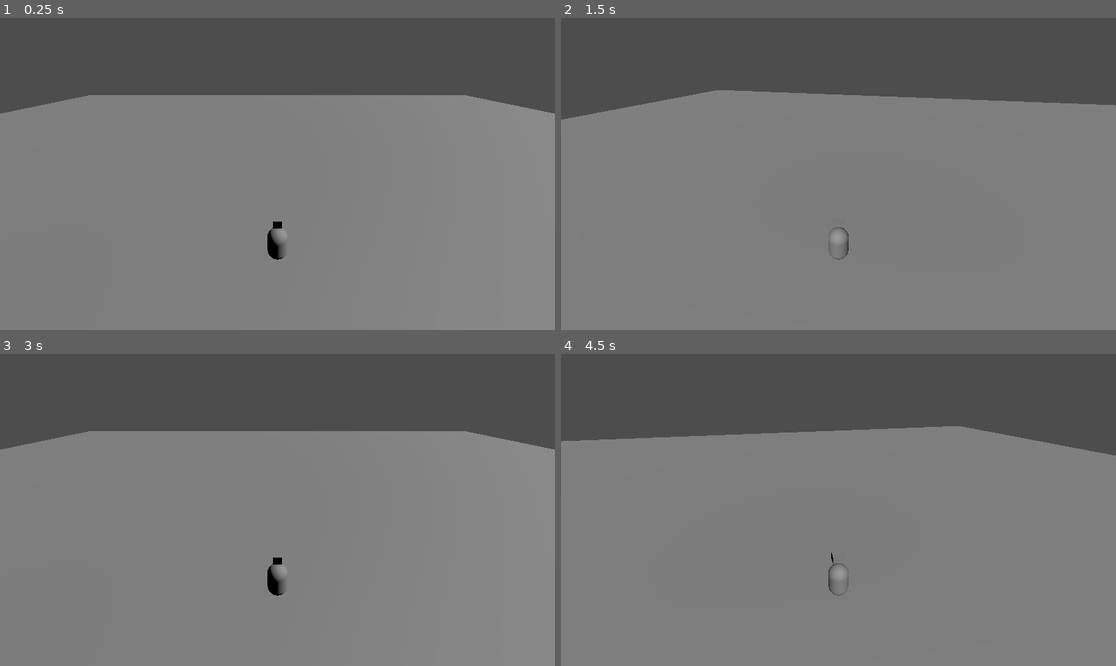
Above: before the commit, frames 1-4 (two rows, left to right).
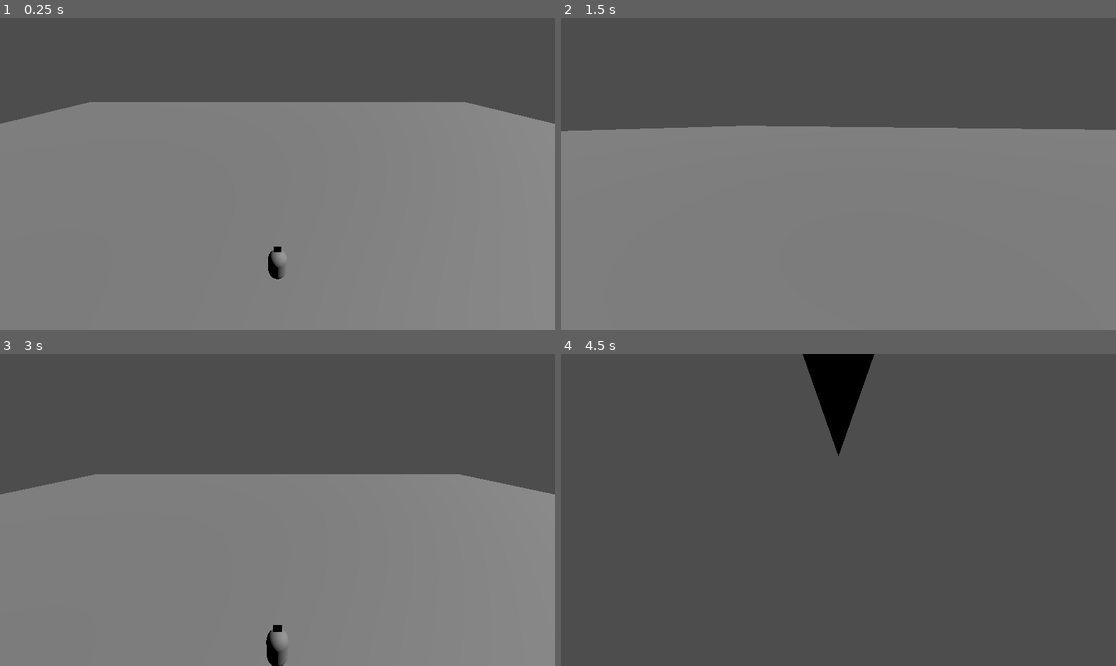
Above: after the commit, the same moments.

Repository: colmenasio/Project_Higanbana
Game: Godot game, scene res://pTesting.tscn
The game is run twice, just before and just after one commit, with the same random seed, the same clock (stepped at 60 frames per second) and the same inputs.
Inputs (mouse positions are in pixels of both pictures, inside the frame that each line leads up to):
- Up to frame 1 (0.25 s): no input
- Up to frame 2 (1.5 s): tap Enter at 0.5 s; move the mouse to (960, 158) at 0.52 s; tap Tab (camera_switch_mode, bound only after the commit) at 0.6 s; tap Space (jump) at 0.77 s; tap Left (camera_top_down_rotate_l) at 0.8, 1.35 s; move the mouse to (727, 189) at 1.27 s
- Up to frame 3 (3 s): tap Space (jump) at 1.52 s; tap Right (camera_top_down_rotate_r) at 1.55, 2.1 s; move the mouse to (333, 441) at 2.02 s; tap Tab (camera_switch_mode, bound only after the commit) at 2.3, 2.85 s; move the mouse to (249, 572) at 2.77 s
- Up to frame 4 (4.5 s): tap Space (jump) at 3.02, 3.77 s; tap Left (camera_top_down_rotate_l) at 3.05, 3.6 s; move the mouse to (1005, 556) at 3.52 s; tap Right (camera_top_down_rotate_r) at 3.8, 4.35 s; move the mouse to (672, 463) at 4.27 s

The runs differ from the first frame. In frame 1, 2.8% of the frame differs, in the area x 0-100%, y 24-84%; in frame 2, 9.2%; in frame 3, 15%; in frame 4, 76%, in the area x 0-100%, y 0-100%.

Commit message:
[F] Implemented primitive camera sytem

Diff:
--- a/project.godot
+++ b/project.godot
@@ -59,5 +59,6 @@
 }
 camera_switch_mode={
 "deadzone": 0.2,
-"events": []
+"events": [Object(InputEventKey,"resource_local_to_scene":false,"resource_name":"","device":-1,"window_id":0,"alt_pressed":false,"shift_pressed":false,"ctrl_pressed":false,"meta_pressed":false,"pressed":false,"keycode":0,"physical_keycode":4194306,"key_label":0,"unicode":0,"location":0,"echo":false,"script":null)
+]
 }
--- a/scenes/pPlayer/cam_pivot.gd
+++ b/scenes/pPlayer/cam_pivot.gd
@@ -1,16 +1,40 @@
 extends Node3D
 
-var is_top_down: bool = true
+# Generic attributes
+var top_down_camera_position: Vector3 = Vector3(-7, 9, 0)
+var top_down_camera_rotation: Vector3 = Vector3(-PI/6, -PI/2, 0)
+var cam_state: CamState = CamState.TOP_DOWN
+var listen_mouse_movement: bool = false
+
+# Controls
+var mouse_sensitivity := 0.004
+
+# Animation
 var active_tween: Tween = null
+var target_rotation: Vector3 = Vector3.ZERO # For top-down rotations
 
-# Top-Down variables
-var target_rotation: Vector3 = Vector3.ZERO
+enum CamState {
+	TOP_DOWN,
+	FIRST_PERSON,
+	TRANS_TO_FP,
+	TRANS_TO_TD
+}
 
-func _process(delta: float) -> void:
-	if self.is_top_down and Input.is_action_just_pressed("camera_top_down_rotate_l"): self.rotate_top_down("l")
-	if self.is_top_down and Input.is_action_just_pressed("camera_top_down_rotate_r"): self.rotate_top_down("r")
+func _ready() -> void:
+	self.switch_to_top_down()
 
-func rotate_top_down(direction: String):
+func _input(event):
+	if event is InputEventMouseMotion and self.listen_mouse_movement:
+		var delta = event.relative
+		rotate_camera(delta)
+
+func build_new_tween() -> Tween:
+	if self.active_tween != null and self.active_tween.is_running():
+		self.active_tween.kill()
+	self.active_tween = get_tree().create_tween()
+	return self.active_tween
+
+func rotate_top_down(direction: String) -> void:
 	#TODO make this less awful
 	if direction == "l":
 		self.target_rotation += Vector3(0, PI/2, 0)
@@ -20,8 +44,44 @@
 	var tween = self.build_new_tween()
 	tween.tween_property(self, "rotation", self.target_rotation, 0.4).set_trans(Tween.TRANS_CUBIC)
 
-func build_new_tween() -> Tween:
-	if self.active_tween != null and self.active_tween.is_running():
-		self.active_tween.kill()
-	self.active_tween = get_tree().create_tween()
-	return self.active_tween
+func switch_to_top_down() -> void:
+	self.cam_state = CamState.TRANS_TO_TD
+	var tween = self.build_new_tween().set_parallel(true)
+	tween.tween_property(self, "rotation", self._get_top_down_snap_angle(), 0.4)
+	tween.tween_property($Camera3D, "position", self.top_down_camera_position, 0.4)
+	tween.tween_property($Camera3D, "rotation", self.top_down_camera_rotation, 0.4)
+	tween.connect("finished", self._set_state_top_down)
+
+
+func switch_to_first_person(initial_camera_angle: Vector3) -> void:
+	self.cam_state = CamState.TRANS_TO_FP
+	var tween = self.build_new_tween().set_parallel(true)
+	tween.tween_property(self, "rotation", initial_camera_angle, 0.4).set_trans(Tween.TRANS_QUINT)
+	tween.tween_property($Camera3D, "position", Vector3(0, 0, 0), 0.4).set_trans(Tween.TRANS_QUINT)
+	tween.tween_property($Camera3D, "rotation", Vector3(0, -PI/2, 0), 0.4)
+	tween.connect("finished", self._set_state_first_person)
+
+func _set_state_top_down():
+	self.cam_state = CamState.TOP_DOWN
+
+func _set_state_first_person():
+	self.cam_state = CamState.FIRST_PERSON
+
+func is_top_down():
+	return self.cam_state == CamState.TOP_DOWN
+
+func is_first_person():
+	return self.cam_state == CamState.FIRST_PERSON
+
+func is_trans_to_td():
+	return self.cam_state == CamState.TRANS_TO_TD
+
+func _get_top_down_snap_angle() -> Vector3:
+	return Vector3(0, round(self.rotation.y / (PI/2)) * (PI/2), 0)
+
+func set_listen_mouse_movement(value: bool):
+	self.listen_mouse_movement = value
+
+func rotate_camera(mouse_delta: Vector2):
+	self.rotation.z -= clamp(mouse_delta.y * mouse_sensitivity, deg_to_rad(-80), deg_to_rad(80))
+	self.rotation.y -= mouse_delta.x * mouse_sensitivity
--- /dev/null
+++ b/scenes/pPlayer/camera_3d.gd
@@ -0,0 +1 @@
+extends Camera3D
--- a/scenes/pPlayer/pPlayer.tscn
+++ b/scenes/pPlayer/pPlayer.tscn
@@ -32,6 +32,7 @@
 shape = SubResource("CapsuleShape3D_geu15")
 
 [node name="CamPivot" type="Node3D" parent="."]
+transform = Transform3D(1, 0, 0, 0, 1, 0, 0, 0, 1, 0, 1.6, 0)
 script = ExtResource("2_v134u")
 
 [node name="Camera3D" type="Camera3D" parent="CamPivot"]
--- a/scenes/pPlayer/p_player.gd
+++ b/scenes/pPlayer/p_player.gd
@@ -18,6 +18,16 @@
 var jump_timer: float = 0;
 var jump_starting_y: float = 0;
 
+# Input
+
+func _process(delta: float) -> void:
+	# Process input
+	if Input.is_action_just_pressed("camera_switch_mode"): self.switch_perspective()
+	if $CamPivot.is_top_down() and Input.is_action_just_pressed("camera_top_down_rotate_l"): $CamPivot.rotate_top_down("l")
+	if $CamPivot.is_top_down() and Input.is_action_just_pressed("camera_top_down_rotate_r"): $CamPivot.rotate_top_down("r")
+
+	self.update_direction()
+
 
 func _physics_process(delta: float) -> void:
 	# Process input
@@ -28,15 +38,11 @@
 	var grav_vel: float = -grav*delta if self.do_gravity else 0.0;
 	self.apply_local_delta_vel(Vector3(mov_vel_delta[0], grav_vel, mov_vel_delta[1]))
 
-	# Apply velocity and reduce
+	# Finalize
 	self.process_jump(delta)
 	self.move_and_slide()
-	self.update_direction()
 	self.decay_velocity()
 	self.finalize_physics()
-	#print("position ", self.position)
-	#print("vel", self.velocity)
-	#print("do_gravity", self.do_gravity)
 
 # Apply an increment of velocity given in the local frame
 # If comply_vel_limits, will not apply the increment past the "vel_limits"
@@ -106,11 +112,36 @@
 		self.end_jump()
 		self.jumps_left = self.max_jumps
 
-# Find the closest
 func update_direction():
-	var vel2d = Vector2(self.velocity[0], self.velocity[2])
-	if vel2d.length() < 0.5:
+	if $CamPivot.is_top_down(): # Find the closest direction that multiple of pi/4 and apply it to the model
+		var vel = Vector2(self.velocity[0], self.velocity[2])
+		if vel.length() < 0.5: return
+		var pi_over_4 = PI / 4
+		$ModelPivot.rotation.y = - round( vel.angle() / pi_over_4) * pi_over_4
+	elif $CamPivot.is_first_person() or $CamPivot.is_trans_to_td():
+		$ModelPivot.rotation.y = $CamPivot.rotation.y
+
+
+func get_player_facing_direction() -> Vector3:
+	if $CamPivot.is_top_down():
+		return $ModelPivot.rotation
+	else:
+		return $CamPivot.rotation
+
+func switch_perspective() -> void:
+	if $CamPivot.is_top_down():
+		$CamPivot.switch_to_first_person(self.get_player_facing_direction())
+		self.set_mouse_capture()
+	else:
+		$CamPivot.switch_to_top_down()
+		self.unset_mouse_capture()
+
+func set_mouse_capture():
+	if $CamPivot.is_first_person(): # Cant capture mouse if top down lmao
 		return
+	Input.mouse_mode = Input.MOUSE_MODE_CAPTURED
+	$CamPivot.set_listen_mouse_movement(true)
 
-	var pi_over_4 = PI / 4
-	$ModelPivot.rotation.y = - round( vel2d.angle() / pi_over_4) * pi_over_4
+func unset_mouse_capture():
+	Input.mouse_mode = Input.MOUSE_MODE_VISIBLE
+	$CamPivot.set_listen_mouse_movement(false)
Not shown, added: scenes/pPlayer/camera_3d.gd.uid
